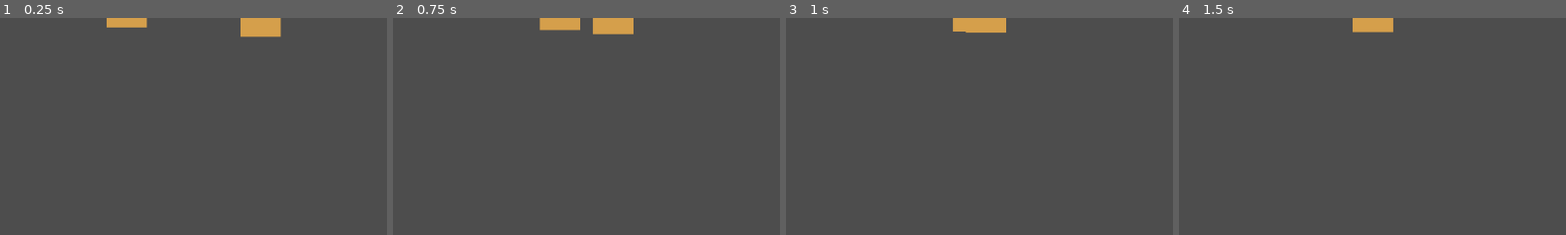
Above: before the commit, frames 1-4 (left to right).
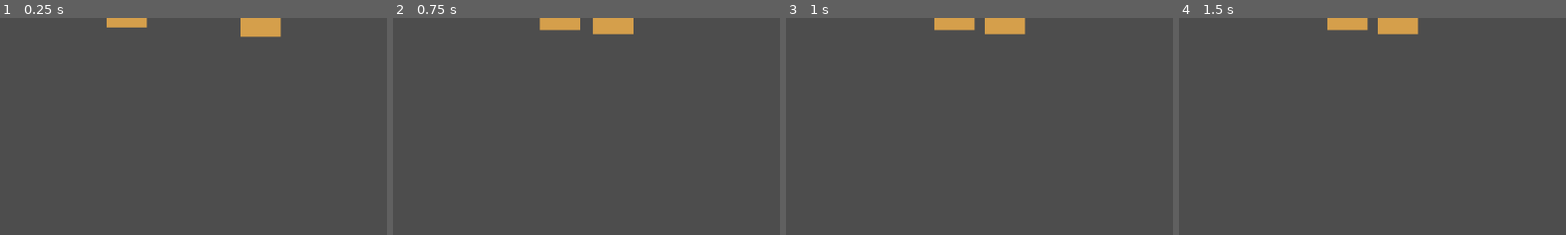
Above: after the commit, the same moments.

Repository: znichola/tent-general
Game: Godot game, scene res://game_board/game_board.tscn
The game is run twice, just before and just after one commit, with the same random seed, the same clock (stepped at 60 frames per second) and the same inputs. The project has no main scene, so this scene is started directly.
Inputs:
- Up to frame 1 (0.25 s): no input
- Up to frame 2 (0.75 s): no input
- Up to frame 3 (1 s): no input
- Up to frame 4 (1.5 s): tap Enter at 1.25 s
The pictures show only the part of the screen within x 36-86%, y 0-50%; the shares and areas given below are measured in that part.

Frames 1-2 are identical in both runs. In frame 3, 0.9% of the frame differs, in the area x 38-62%, y 0-8%; in frame 4, 1.2%.

Commit message:
WIP collision stop + rename signals

Diff:
--- a/game_board/components/attack_component.gd
+++ b/game_board/components/attack_component.gd
@@ -1,7 +1,7 @@
 extends Node
 class_name AttackComponent
 
-signal attack_performed(target: Node)
+signal on_attack(target: Node)
 
 @export var damage: int = 10
 @export var attack_range: float = 50.0
@@ -23,7 +23,7 @@
 	var health_component = target.get_node_or_null("HealthComponent")
 	if health_component and health_component is HealthComponent:
 		health_component.take_damage(damage)
-		attack_performed.emit(target)
+		on_attack.emit(target)
 		can_attack = false
 		cooldown_timer = attack_cooldown
 		return true
--- /dev/null
+++ b/game_board/components/collision_component.gd
@@ -0,0 +1,15 @@
+extends Area2D
+class_name CollisionComponent
+
+signal on_collision_enter(unit: Unit)
+signal on_collision_exit(unit: Unit)
+
+func _on_area_entered(area: Area2D) -> void:
+	var unit = area.get_parent()
+	if unit.is_in_group("units") and self.get_parent() != unit:
+		on_collision_enter.emit(unit)
+
+func _on_area_exited(area: Area2D) -> void:
+	var unit = area.get_parent()
+	if unit.is_in_group("units") and self.get_parent() != unit:
+		on_collision_exit.emit(unit)
--- a/game_board/components/health_component.gd
+++ b/game_board/components/health_component.gd
@@ -1,8 +1,8 @@
 extends Node
 class_name HealthComponent
 
-signal died
-signal health_changed(old_value: int, new_value: int)
+signal on_death
+signal on_health_change(old_value: int, new_value: int)
 
 @export var max_health: int = 100
 var current_health: int
@@ -13,15 +13,15 @@
 func take_damage(amount: int) -> void:
 	var old_health = current_health
 	current_health = max(0, current_health - amount)
-	health_changed.emit(old_health, current_health)
+	on_health_change.emit(old_health, current_health)
 
 	if current_health == 0:
-		died.emit()
+		on_death.emit()
 
 func heal(amount: int) -> void:
 	var old_health = current_health
 	current_health = min(max_health, current_health + amount)
-	health_changed.emit(old_health, current_health)
+	on_health_change.emit(old_health, current_health)
 
 func get_health_percent() -> float:
 	return float(current_health) / float(max_health)
--- a/game_board/components/movement_component.gd
+++ b/game_board/components/movement_component.gd
@@ -1,12 +1,23 @@
 extends Node
 class_name MovementComponent
 
-signal movement_finished
+@onready var collision_component = $"../CollisionComponent"
 
 @export var speed: float = 100.0
 @export var can_move: bool = true
 
-func move_to(target_position: Vector2, delta: float, node: Node2D) -> bool:
+func _ready() -> void:
+	if collision_component:
+		collision_component.on_collision_enter.connect(_on_collision_enter)
+		collision_component.on_collision_exit.connect(_on_collision_exit)
+
+func _on_collision_enter(unit: Unit) -> void:
+	can_move = false
+
+func _on_collision_exit(unit: Unit) -> void:
+	can_move = true
+
+func try_move_to(target_position: Vector2, delta: float, node: Node2D) -> bool:
 	if not can_move:
 		return false
 
@@ -16,7 +27,6 @@
 
 	if movement >= distance:
 		node.position = target_position
-		movement_finished.emit()
 		return true
 	else:
 		node.position += direction * movement
--- a/game_board/components/unit_ai_component.gd
+++ b/game_board/components/unit_ai_component.gd
@@ -19,13 +19,12 @@
 	print("UnitAIComponent ready for ", self.get_parent().name)
 	if vision_component:
 		print("Connecting vision_updated signal for ", self.get_parent().name)
-		vision_component.vision_updated.connect(_on_vision_updated)
+		vision_component.on_enter_vision.connect(_on_enter_vision)
 
-func _on_vision_updated(unit: Unit) -> void:
+func _on_enter_vision(unit: Unit) -> void:
 	print("Vision updated for ", self.get_parent().name, ": saw unit ", unit.name)
 	current_target = unit
 	state = AIState.MOVING_TO_UNIT
-
 
 func _process(delta: float) -> void:
 	if state == AIState.IDLE:
@@ -38,7 +37,7 @@
 		# 	movement_component.move_to(target_position, delta, self.get_parent())
 	elif state == AIState.MOVING_TO_UNIT:
 		if movement_component:
-			movement_component.move_to(current_target.position, delta, self.get_parent())
+			movement_component.try_move_to(current_target.position, delta, self.get_parent())
 
 	if current_target:
 		if attack_component:
--- a/game_board/components/vision_component.gd
+++ b/game_board/components/vision_component.gd
@@ -1,9 +1,9 @@
 extends Node2D
 class_name VisionComponent
 
-signal vision_updated(unit: Unit)
+signal on_enter_vision(unit: Unit)
 
-func _on_area_shape_entered(area_rid: RID, area: Area2D, area_shape_index: int, local_shape_index: int) -> void:
+func _on_area_entered(area: Area2D) -> void:
 	var unit = area.get_parent()
 	if unit.is_in_group("units") and self.get_parent() != unit:
-		vision_updated.emit(unit)
+		on_enter_vision.emit(unit)
--- a/game_board/units/unit.gd
+++ b/game_board/units/unit.gd
@@ -6,7 +6,8 @@
 func _ready() -> void:
 	add_to_group("units")
 	if health_component:
-		health_component.died.connect(_on_died)
+		health_component.on_death.connect(_on_died)
 
 func _on_died() -> void:
+	remove_from_group("units")
 	queue_free()
--- a/game_board/units/unit.tscn
+++ b/game_board/units/unit.tscn
@@ -6,6 +6,7 @@
 [ext_resource type="Script" uid="uid://co601i3ip6tuv" path="res://game_board/components/attack_component.gd" id="4_fvt2d"]
 [ext_resource type="Script" uid="uid://cyrpebhv7txd4" path="res://game_board/components/unit_ai_component.gd" id="5_4js1n"]
 [ext_resource type="Script" uid="uid://bp5hxsuhuvf16" path="res://game_board/components/vision_component.gd" id="6_wsly2"]
+[ext_resource type="Script" uid="uid://c3583watj5c3d" path="res://game_board/components/collision_component.gd" id="7_n6t1d"]
 
 [sub_resource type="CircleShape2D" id="CircleShape2D_sxw8s"]
 radius = 291.08417
@@ -18,7 +19,6 @@
 
 [node name="HealthComponent" type="Node" parent="." unique_id=795734082]
 script = ExtResource("2_n6t1d")
-max_health = 80
 
 [node name="MovementComponent" type="Node" parent="." unique_id=23351134]
 script = ExtResource("3_gab0b")
@@ -40,14 +40,16 @@
 [node name="CollisionShape2D" type="CollisionShape2D" parent="VisionComponent" unique_id=730956291]
 shape = SubResource("CircleShape2D_sxw8s")
 
-[node name="Collision" type="Area2D" parent="." unique_id=326969400]
-collision_mask = 0
+[node name="CollisionComponent" type="Area2D" parent="." unique_id=326969400]
+script = ExtResource("7_n6t1d")
 
-[node name="CollisionShape2D" type="CollisionShape2D" parent="Collision" unique_id=1589837708]
+[node name="CollisionShape2D" type="CollisionShape2D" parent="CollisionComponent" unique_id=1589837708]
 shape = SubResource("RectangleShape2D_dmdm5")
 
 [node name="Sprite" type="Polygon2D" parent="." unique_id=294582724]
 color = Color(0.8371849, 0.62610656, 0.29626012, 1)
 polygon = PackedVector2Array(-30, -30, 30, -30, 30, 30, -30, 30)
 
-[connection signal="area_shape_entered" from="VisionComponent" to="VisionComponent" method="_on_area_shape_entered"]
+[connection signal="area_entered" from="VisionComponent" to="VisionComponent" method="_on_area_entered"]
+[connection signal="area_entered" from="CollisionComponent" to="CollisionComponent" method="_on_area_entered"]
+[connection signal="area_exited" from="CollisionComponent" to="CollisionComponent" method="_on_area_exited"]
Not shown, added: game_board/components/collision_component.gd.uid
